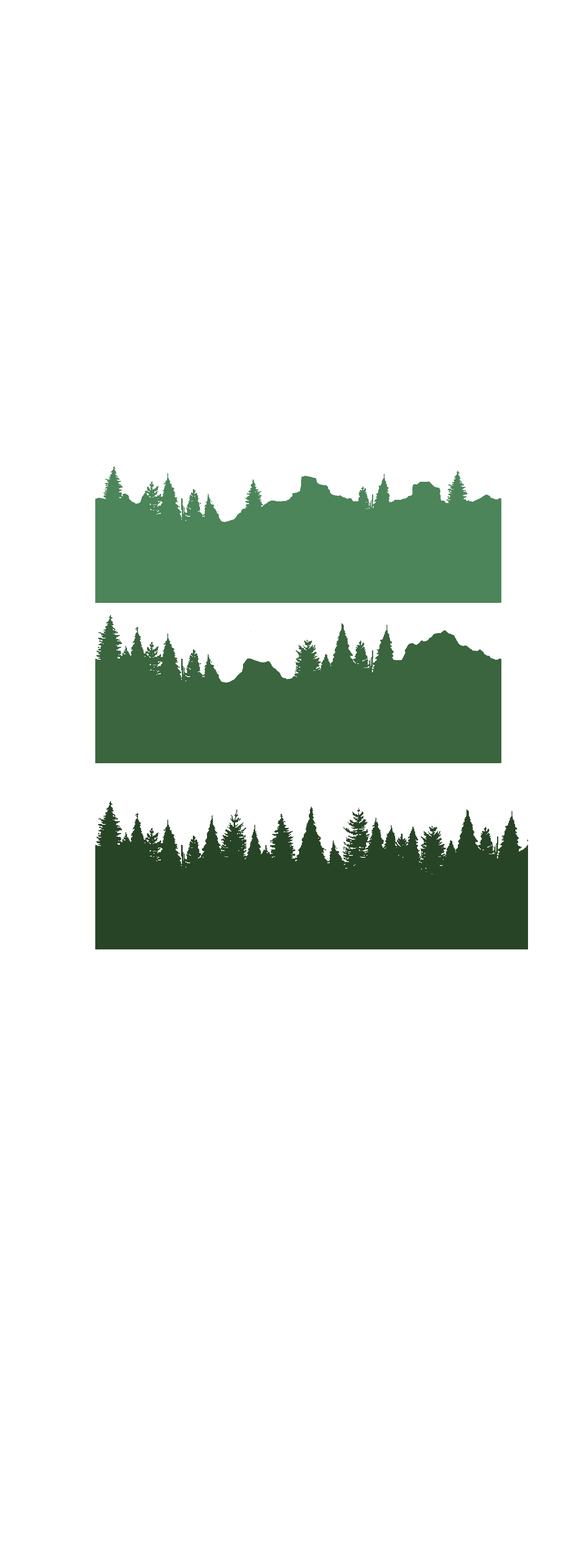
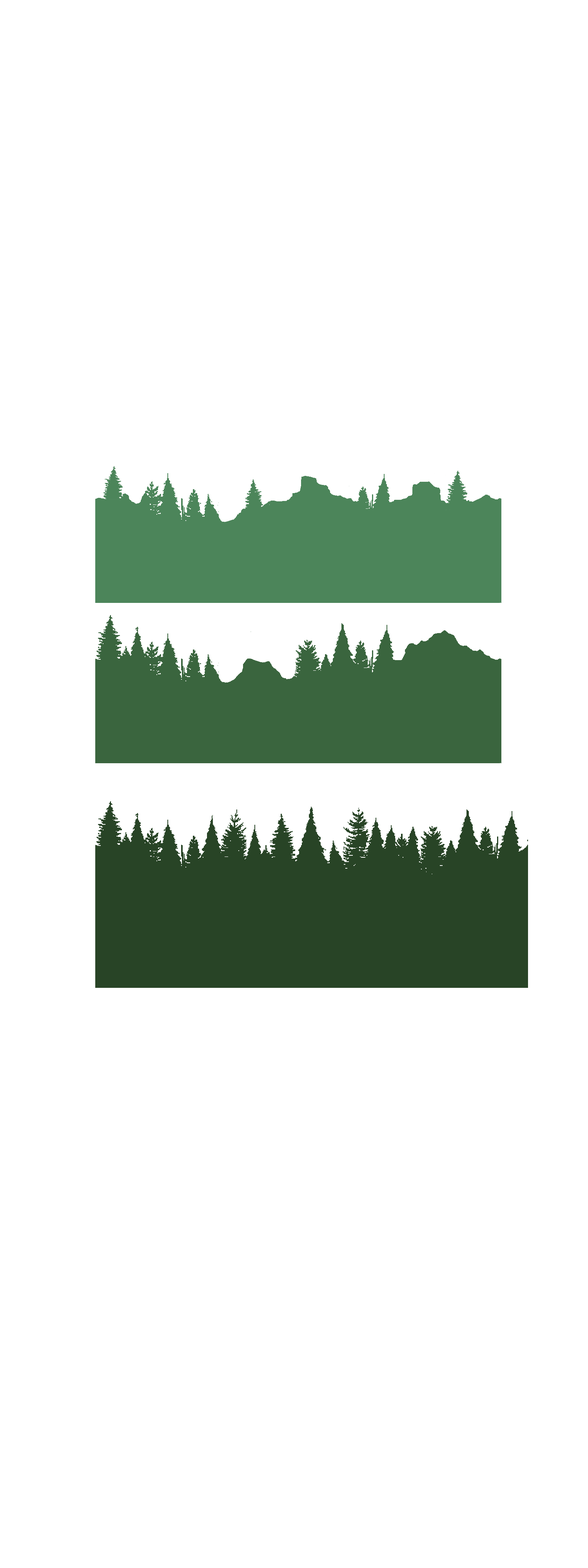
Two versions of the same layered image (w=588, h=1568). Layer-by-layer changes:
added layer "Layer 5" above "Layer 1" over [95,949,529,988]
